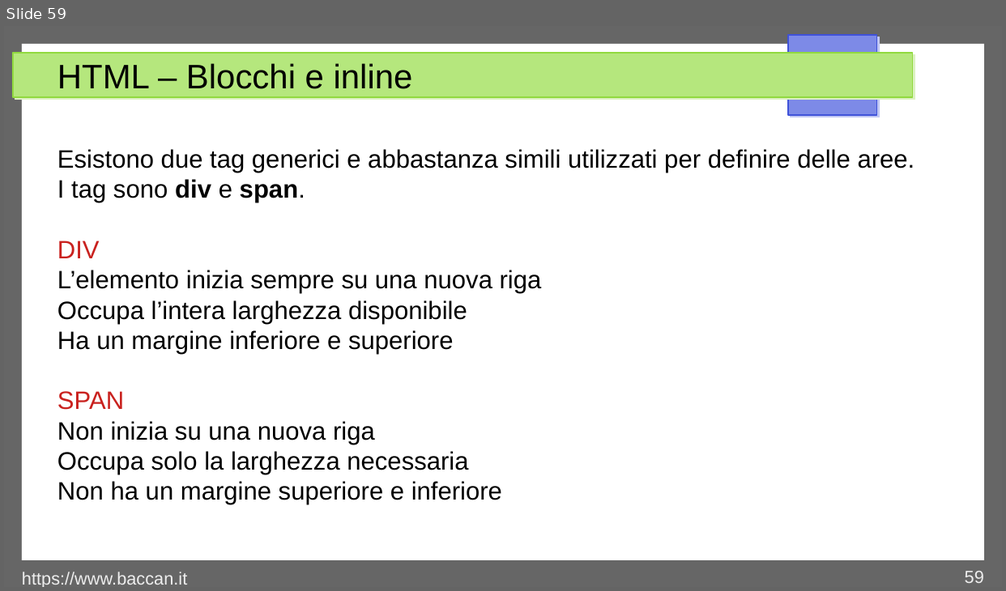
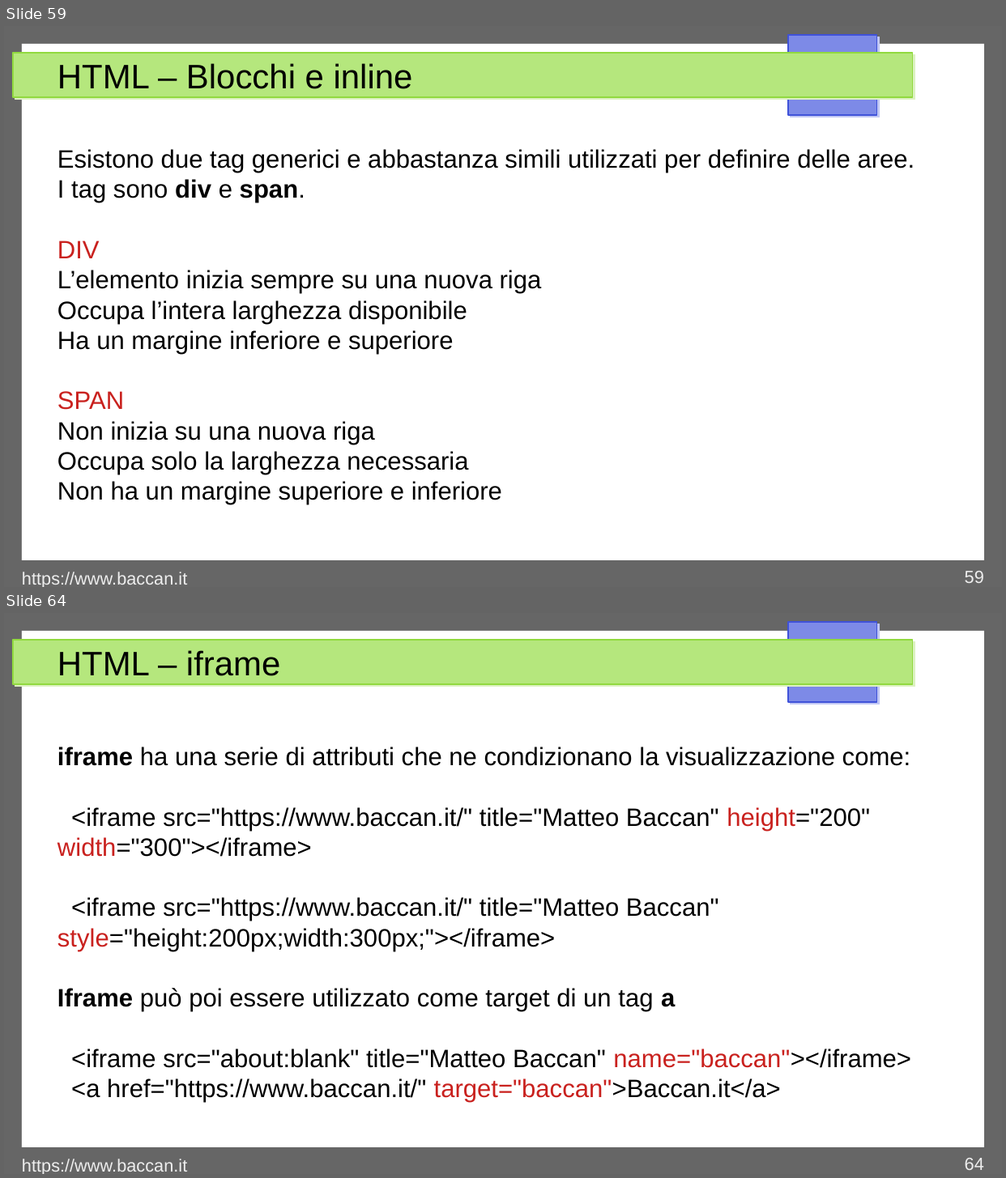
Before and after one commit to matteobaccan/CorsoHTML, a slide deck: Chapter_html.odp. Shown one above the other, each under a label of ours: slide 59 before the commit, slides 59 and 64 after it; the slides between them are not shown. The pictures are 1006x591 and 1006x1178 pixels, drawn with LibreOffice and Linux fonts; fonts in the diff are those of the drawing. Boxes give left, top, right and bottom in pixels: in the first picture for what was removed or moved away, otherwise in the second. Text is boxed around its words. In the diff, an @@ line names an element or a change of style, - is before the commit and + after.

Commit message:
Aggiornamento class, id e iframe

```diff
--- a/Chapter_html.odp
+++ b/Chapter_html.odp
@@ slide 64 added at <box>4,613,1002,1174</box>, background #FFFFFF; not listed: 4 template elements that a slide beside it also shows @@
@@ title added at <box>57,650,280,676</box>, 27 pt, text #000000 @@
+HTML – iframe
@@ text added at <box>57,747,911,1102</box>, 20 pt, text #000000 @@
+iframe ha una serie di attributi che ne condizionano la visualizzazione come:
+<iframe src="https://www.baccan.it/" title="Matteo Baccan" height="200" width="300"></iframe>
+<iframe src="https://www.baccan.it/" title="Matteo Baccan" style="height:200px;width:300px;"></iframe>
+Iframe può poi essere utilizzato come target di un tag a
+<iframe src="about:blank" title="Matteo Baccan" name="baccan"></iframe>
+<a href="https://www.baccan.it/" target="baccan">Baccan.it</a>
@@ text added at <box>22,1159,187,1174</box>, 14 pt, text #EEEEEE @@
+https://www.baccan.it
@@ page number added at <box>965,1158,984,1170</box>, 14 pt, text #EEEEEE @@
+64
```
Also in this commit, not shown: 4 other slides added, 4 other files.
